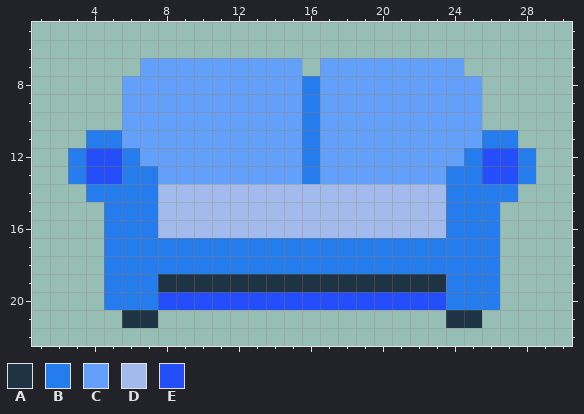
Pixel-art sprite, stored at traits/heads/head-sofa.png. The picture above was drawn from the file before the commit.
The file is 32x32 pixels. Shown: x 1..30, y 5..22.
Palette (. is transparent): A #1e3445  B #257ced  C #63a0f9  D #a3baed  E #254efb
The result:
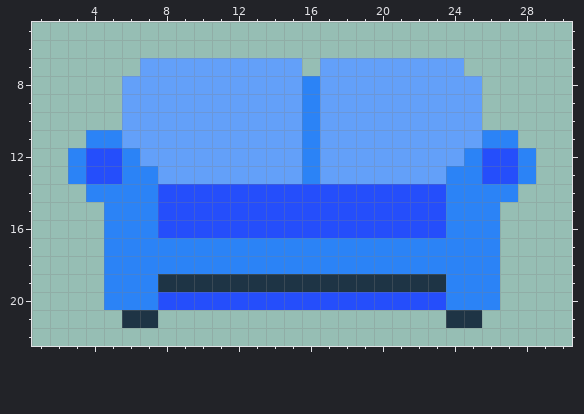
The edit:
colour B: #257ced -> #2b83f6
y 14..16: x 8..23 DDDDDDDDDDDDDDDD -> EEEEEEEEEEEEEEEE
